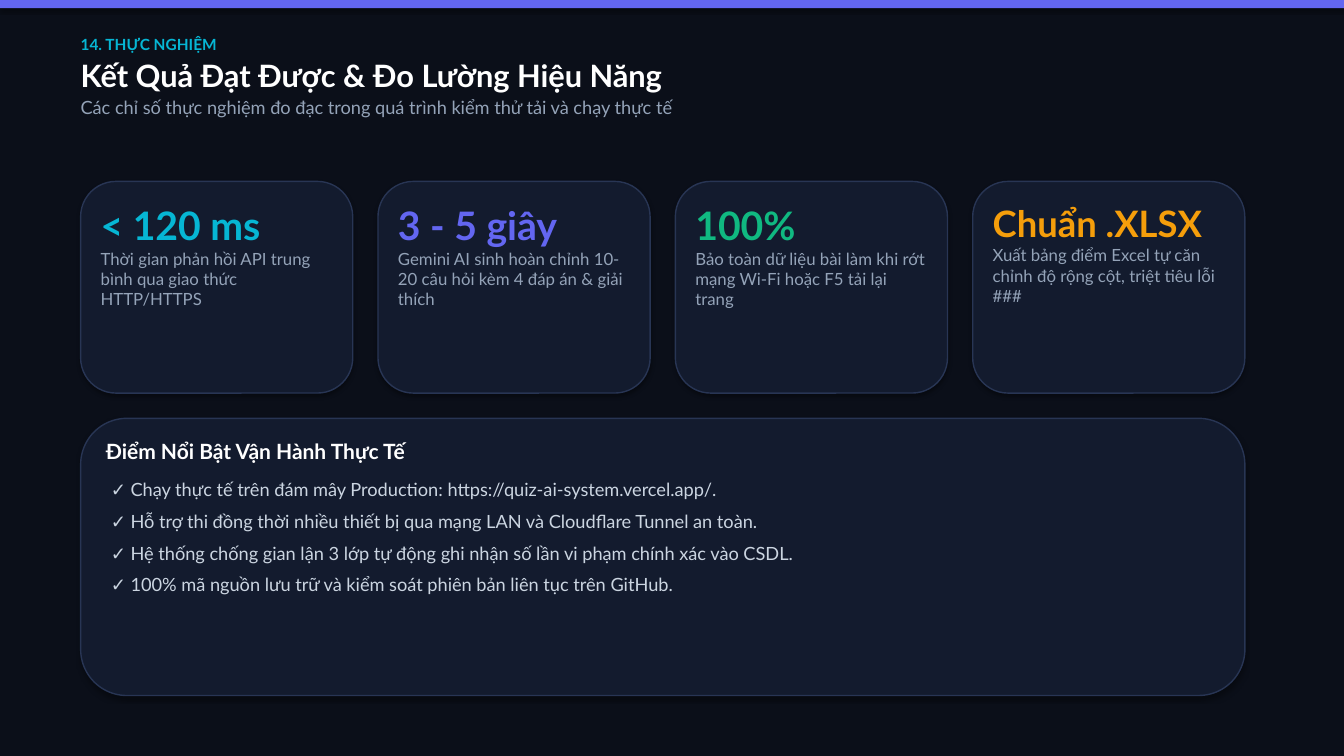
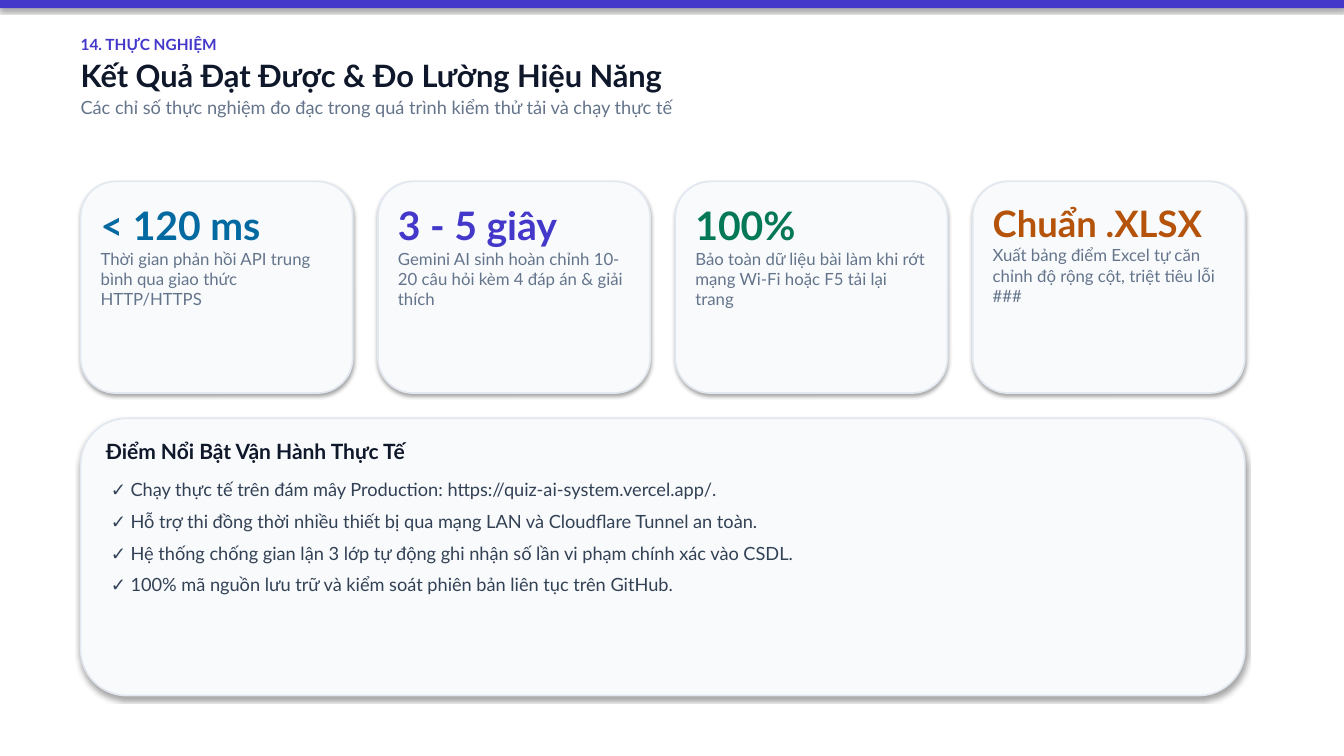
Before and after one commit to hieuqt05/quiz-ai-system, a slide deck: slide 15 of slide_thuyet_trinh_QuizAI_final.pptx. Drawn at 1344x756 pixels with LibreOffice and Linux fonts; fonts in the diff are those of the drawing. Boxes give left, top, right and bottom in pixels: in the first picture for what was removed or moved away, otherwise in the second. Text is boxed around its words. In the diff, an @@ line names an element or a change of style, - is before the commit and + after.

Commit message:
style: convert slide deck to clean white background theme

```diff
--- a/slide_thuyet_trinh_QuizAI_final.pptx
+++ b/slide_thuyet_trinh_QuizAI_final.pptx
@@ rectangle at (x1=0, y1=0, x2=1344, y2=756): fill #0B0F19 to #FFFFFF @@
@@ rectangle at (x1=0, y1=0, x2=1344, y2=8): fill #6366F1 to #4338CA @@
@@ text "14. THỰC NGHIỆM" at (x1=81, y1=36, x2=672, y2=118): text colour #06B6D4 to #4338CA in "14. THỰC NGHIỆM"; text colour #FFFFFF to #0F172A in "Kết Quả Đạt Được & Đo Lường ..."; text colour #94A3B8 to #64748B in "Các chỉ số thực nghiệm đo đạc ..." @@
@@ fill #131B2E to #F8FAFC; outline #283554 1 pt to #E2E8F0 1.2 pt in 5 elements at (x1=378, y1=181, x2=650, y2=393), (x1=676, y1=181, x2=948, y2=393), (x1=973, y1=181, x2=1245, y2=393), (x1=81, y1=418, x2=1245, y2=696), (x1=81, y1=181, x2=353, y2=393) @@
@@ text "< 120 ms" at (x1=101, y1=211, x2=311, y2=306): text colour #06B6D4 to #0369A1 in "< 120 ms"; text colour #94A3B8 to #64748B in "Thời gian phản hồi API trung bình ..." @@
@@ text "3 - 5 giây" at (x1=398, y1=211, x2=623, y2=305): text colour #6366F1 to #4338CA in "3 - 5 giây"; text colour #94A3B8 to #64748B in "Gemini AI sinh hoàn chỉnh 10-20 câu ..." @@
@@ text "100%" at (x1=695, y1=211, x2=925, y2=308): text colour #10B981 to #047857 in "100%"; text colour #94A3B8 to #64748B @@
@@ text "Chuẩn .XLSX" at (x1=993, y1=206, x2=1215, y2=285): text colour #F59E0B to #B45309 in "Chuẩn .XLSX"; text colour #94A3B8 to #64748B in "Xuất bảng điểm Excel tự căn chỉnh ..." @@
@@ text "Điểm Nổi Bật Vận Hành ..." at (x1=106, y1=441, x2=405, y2=463): text colour #FFFFFF to #0F172A @@
@@ text "✓ Chạy thực tế trên ..." at (x1=131, y1=481, x2=792, y2=595): text colour #CBD5E1 to #334155 @@
```
Also in this commit, not shown: 16 other slides changed, 1 other file.
